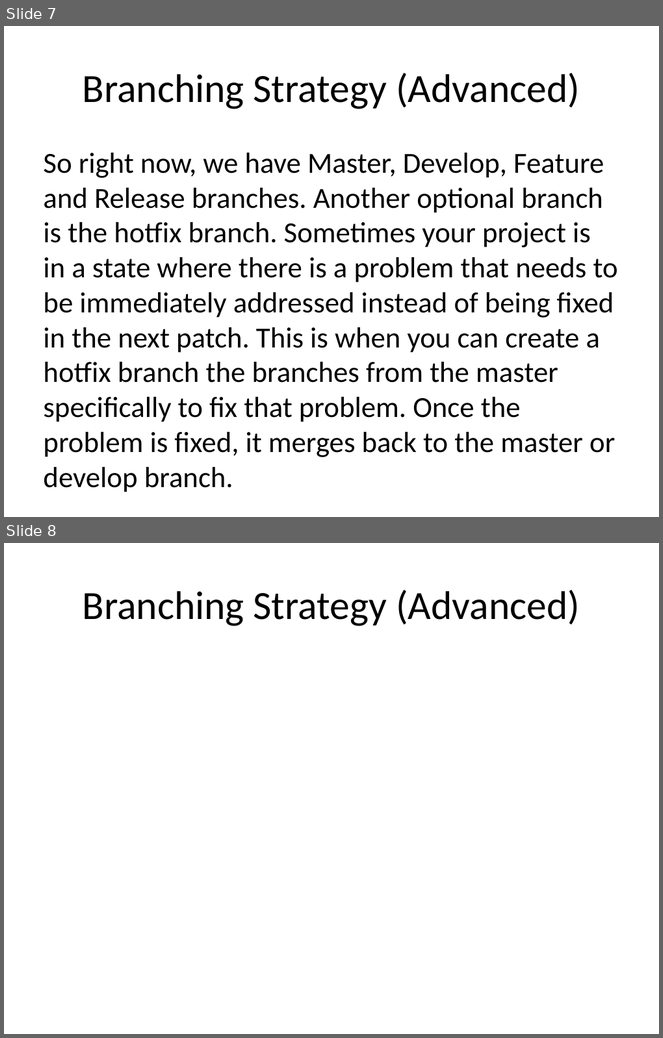
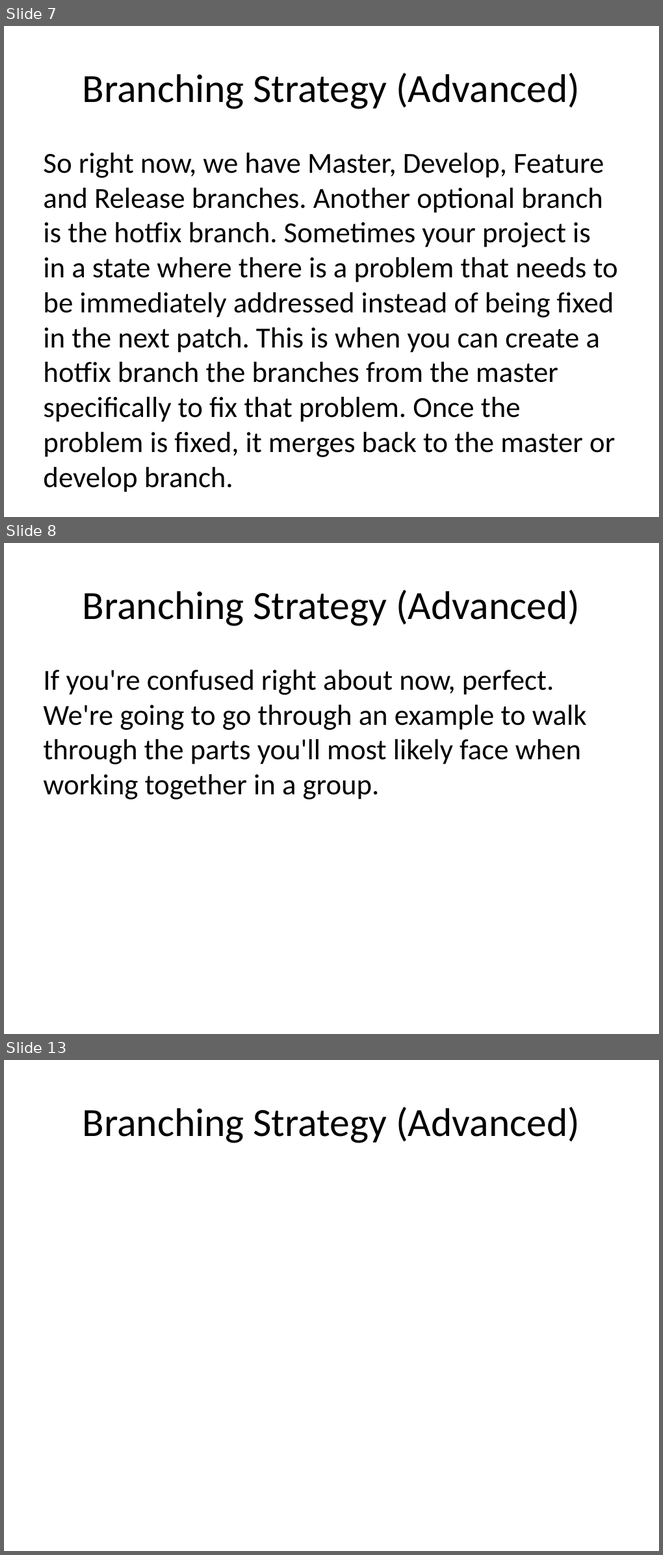
Before and after one commit to JaceTan/programming-notes, a slide deck: Branching Strategy (Advanced).pptx. Shown one above the other, each under a label of ours: slides 7 and 8 before the commit, slides 7, 8 and 13 after it; the slides between them are not shown. The pictures are 663x1038 and 663x1555 pixels, drawn with LibreOffice and Linux fonts; fonts in the diff are those of the drawing. Boxes give left, top, right and bottom in pixels: in the first picture for what was removed or moved away, otherwise in the second. Text is boxed around its words. In the diff, an @@ line names an element or a change of style, - is before the commit and + after.

Commit message:
added example walkthrough for Advanced Branching Strat

```diff
--- a/Branching Strategy (Advanced).pptx
+++ b/Branching Strategy (Advanced).pptx
@@ slide 8 added at (4, 543, 659, 1034), background #FFFFFF @@
@@ title added at (83, 590, 580, 626), 44 pt, text #000000 @@
+Branching Strategy (Advanced)
@@ text added at (43, 670, 587, 800), 32 pt, text #000000 @@
+If you're confused right about now, perfect. We're going to go through an example to walk through the parts you'll most likely face when working together in a group.
@@ what was slide 8 is now slide 13 @@
```
Also in this commit, not shown: 4 other slides added.
